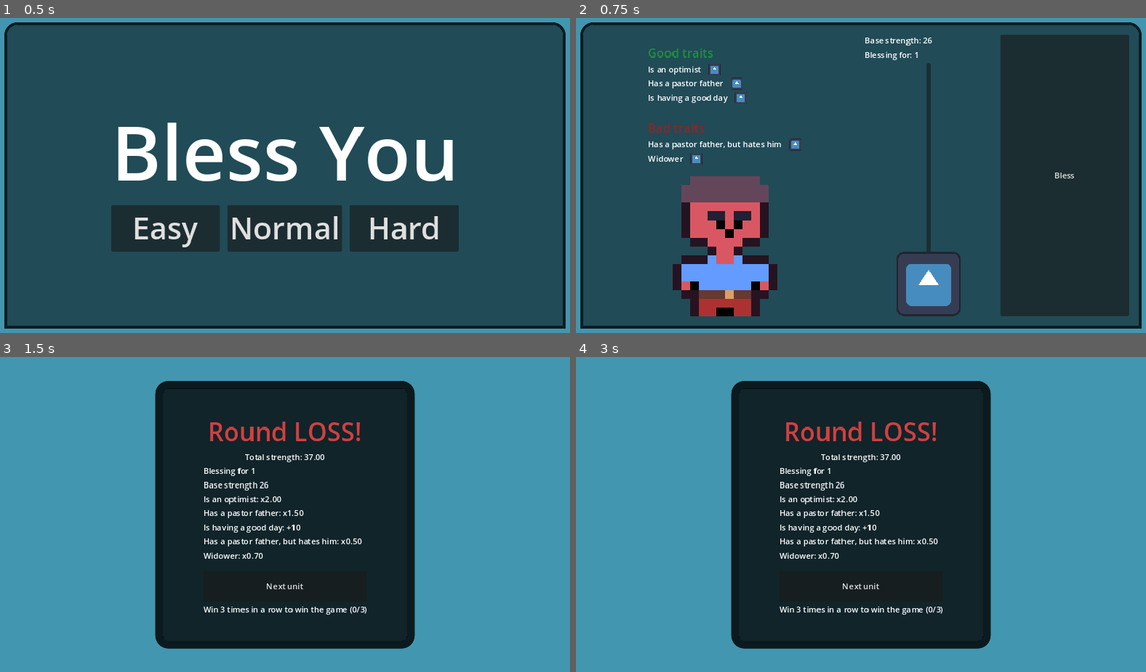
Above: before the commit, frames 1-4 (two rows, left to right).
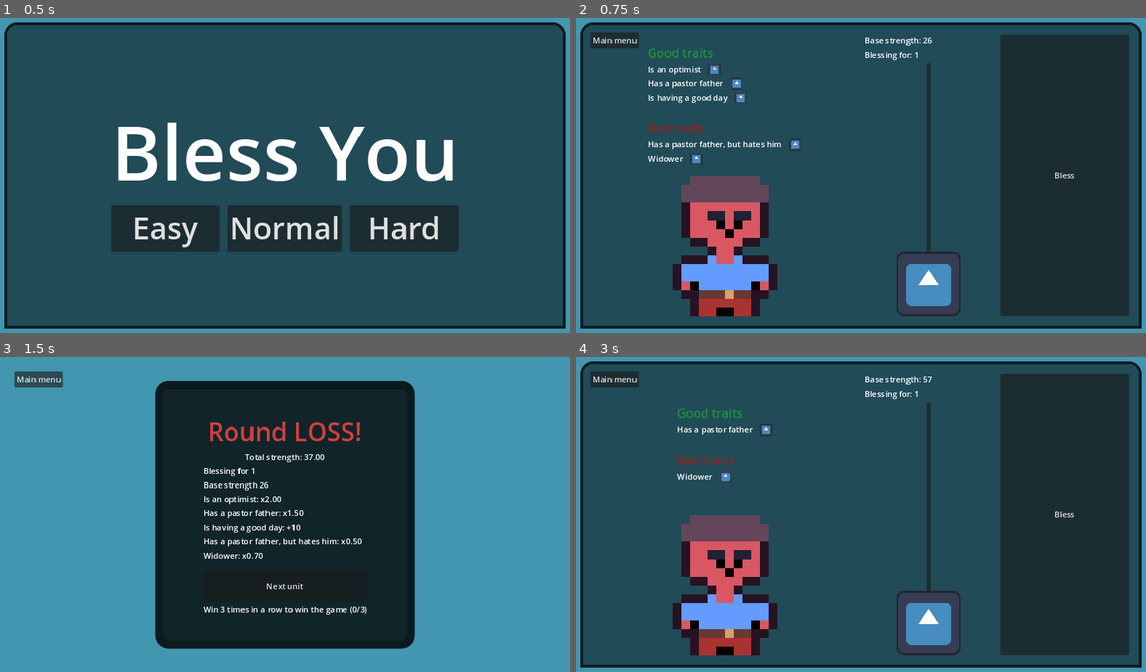
Above: after the commit, the same moments.

Repository: frostblooded/wolf
Game: Godot game, scene res://scenes/MainMenu.tscn
The game is run twice, just before and just after one commit, with the same random seed, the same clock (stepped at 60 frames per second) and the same inputs. The engine's default icon, where the game draws it, is replaced by a stand-in: a white triangle on a blue panel in a dark square.
Inputs (mouse positions are in pixels of both pictures, inside the frame that each line leads up to):
- Up to frame 1 (0.5 s): no input
- Up to frame 2 (0.75 s): click "Hard" at 0.5 s
- Up to frame 3 (1.5 s): click "Bless" at 1.25 s
- Up to frame 4 (3 s): click (615, 379) at 2 s, where only the run after the commit has a clickable "Main menu"; click (741, 568) at 2.75 s, where only the run after the commit has a clickable "Easy"

Frame 1 is identical in both runs. In frame 2, 0.4% of the frame differs, in the area x 2-11%, y 4-10%; in frame 3, 0.4%; in frame 4, 94%, in the area x 0-100%, y 1-99%.

Commit message:
Add button to return to main menu

Diff:
--- a/scenes/main.tscn
+++ b/scenes/main.tscn
@@ -1,9 +1,10 @@
-[gd_scene load_steps=8 format=3 uid="uid://6pgl1pt35txy"]
+[gd_scene load_steps=9 format=3 uid="uid://6pgl1pt35txy"]
 
 [ext_resource type="PackedScene" uid="uid://dlwrtjnr6xty4" path="res://scenes/UI/BlessingUnitUI.tscn" id="1_q4qay"]
 [ext_resource type="PackedScene" uid="uid://b3llop6ts804d" path="res://scenes/GameManager.tscn" id="2_k8vnu"]
 [ext_resource type="Script" path="res://scripts/bless_results_panel_shower.gd" id="3_7vn06"]
 [ext_resource type="Script" path="res://scripts/bless_results_container.gd" id="4_8q8d7"]
+[ext_resource type="Script" path="res://scripts/main_menu_button.gd" id="5_pgemp"]
 
 [sub_resource type="Gradient" id="Gradient_efd0n"]
 offsets = PackedFloat32Array(1)
@@ -101,4 +102,15 @@
 size_flags_horizontal = 4
 text = "Win 3 times in a row to win the game"
 
+[node name="CanvasLayer" type="CanvasLayer" parent="."]
+
+[node name="MainMenuButton" type="Button" parent="CanvasLayer"]
+offset_left = 40.0
+offset_top = 40.0
+offset_right = 136.0
+offset_bottom = 71.0
+text = "Main menu"
+script = ExtResource("5_pgemp")
+
 [connection signal="pressed" from="RoundResultLayer/PanelContainer/VBoxContainer/BlessResultsContainer/MarginContainer/NextRoundButton" to="RoundResultLayer/PanelContainer/VBoxContainer/BlessResultsContainer" method="_on_next_unit_button_pressed"]
+[connection signal="pressed" from="CanvasLayer/MainMenuButton" to="CanvasLayer/MainMenuButton" method="_on_pressed"]
--- /dev/null
+++ b/scripts/main_menu_button.gd
@@ -0,0 +1,6 @@
+extends Button
+
+var main_menu_scene: PackedScene = load("res://scenes/MainMenu.tscn")
+
+func _on_pressed():
+    get_tree().change_scene_to_packed(main_menu_scene)
